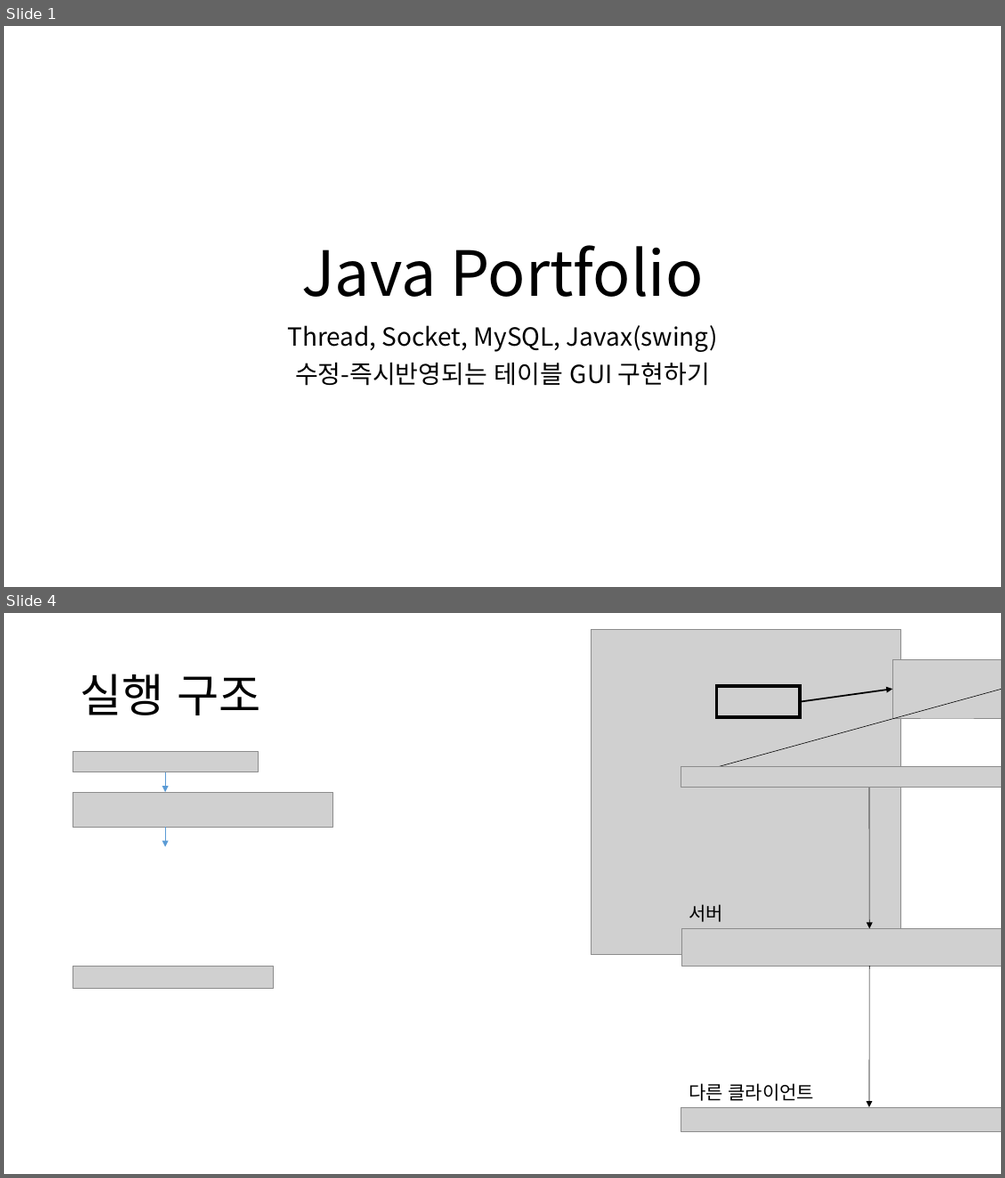
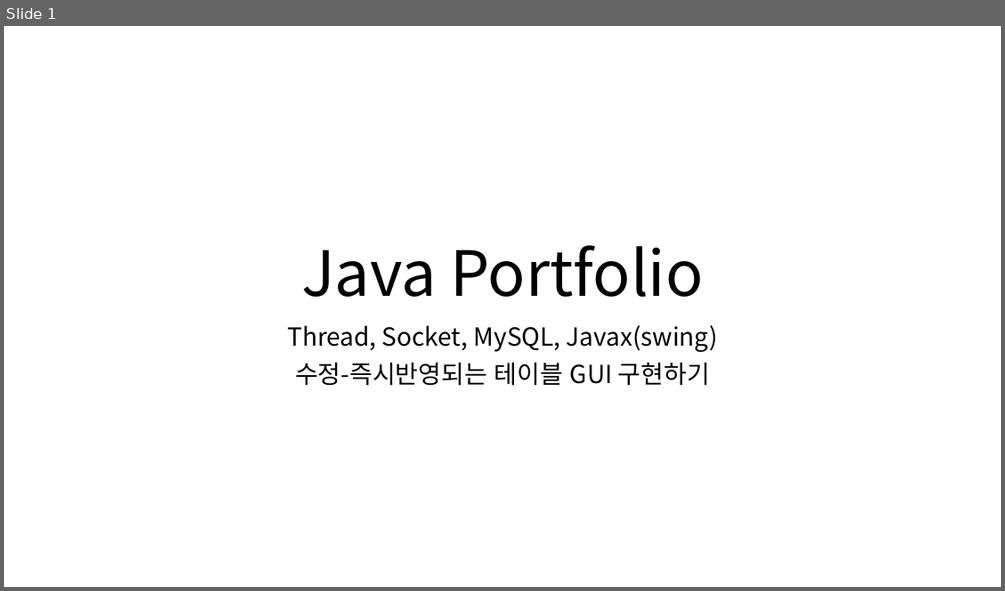
Before and after one commit to skyofsora/AutoSyncTableGUI, a slide deck: Java Portfolio.pptx. Shown one above the other, each under a label of ours: slides 1 and 4 before the commit, slide 1 after it; the slides between them are not shown. The pictures are 1005x1178 and 1005x591 pixels, drawn with LibreOffice and Linux fonts; fonts in the diff are those of the drawing; grey boxes stand for pictures. Boxes give left, top, right and bottom in pixels: in the first picture for what was removed or moved away, otherwise in the second. Text is boxed around its words. In the diff, an @@ line names an element or a change of style, - is before the commit and + after.

```diff
--- a/Java Portfolio.pptx
+++ b/Java Portfolio.pptx
@@ slide 4 removed at box(4, 613, 1001, 1174), background #FFFFFF @@
@@ picture removed at box(591, 629, 900, 954) @@
@@ picture removed at box(892, 659, 1001, 718) @@
@@ title removed at box(80, 674, 260, 715) @@
-실행 구조
@@ arrow removed from (1001, 689) to (681, 777) @@
@@ rectangle removed at box(717, 686, 801, 718) @@
@@ arrow removed from (801, 702) to (892, 689) @@
@@ picture removed at box(73, 751, 259, 772) @@
@@ arrow removed from (165, 772) to (165, 792) @@
@@ picture removed at box(681, 767, 1001, 787) @@
@@ picture removed at box(73, 792, 334, 827) @@
@@ arrow removed from (869, 787) to (869, 929) @@
@@ arrow removed from (165, 827) to (165, 847) @@
@@ text removed at box(688, 904, 723, 922) @@
-서버
@@ picture removed at box(681, 929, 1001, 966) @@
@@ picture removed at box(73, 966, 273, 988) @@
@@ arrow removed from (869, 966) to (869, 1107) @@
@@ text removed at box(688, 1083, 815, 1101) @@
-다른 클라이언트
@@ picture removed at box(681, 1107, 1001, 1132) @@
```
Also in this commit, not shown: 2 slides changed, 5 slides added, 3 other files.
